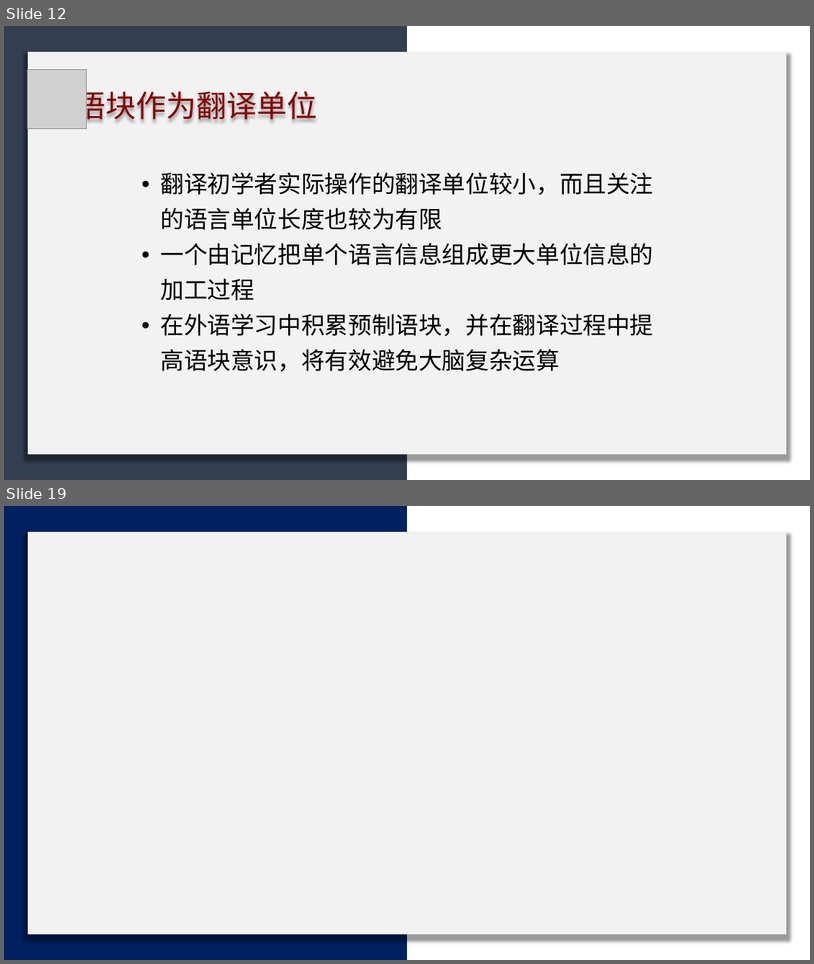
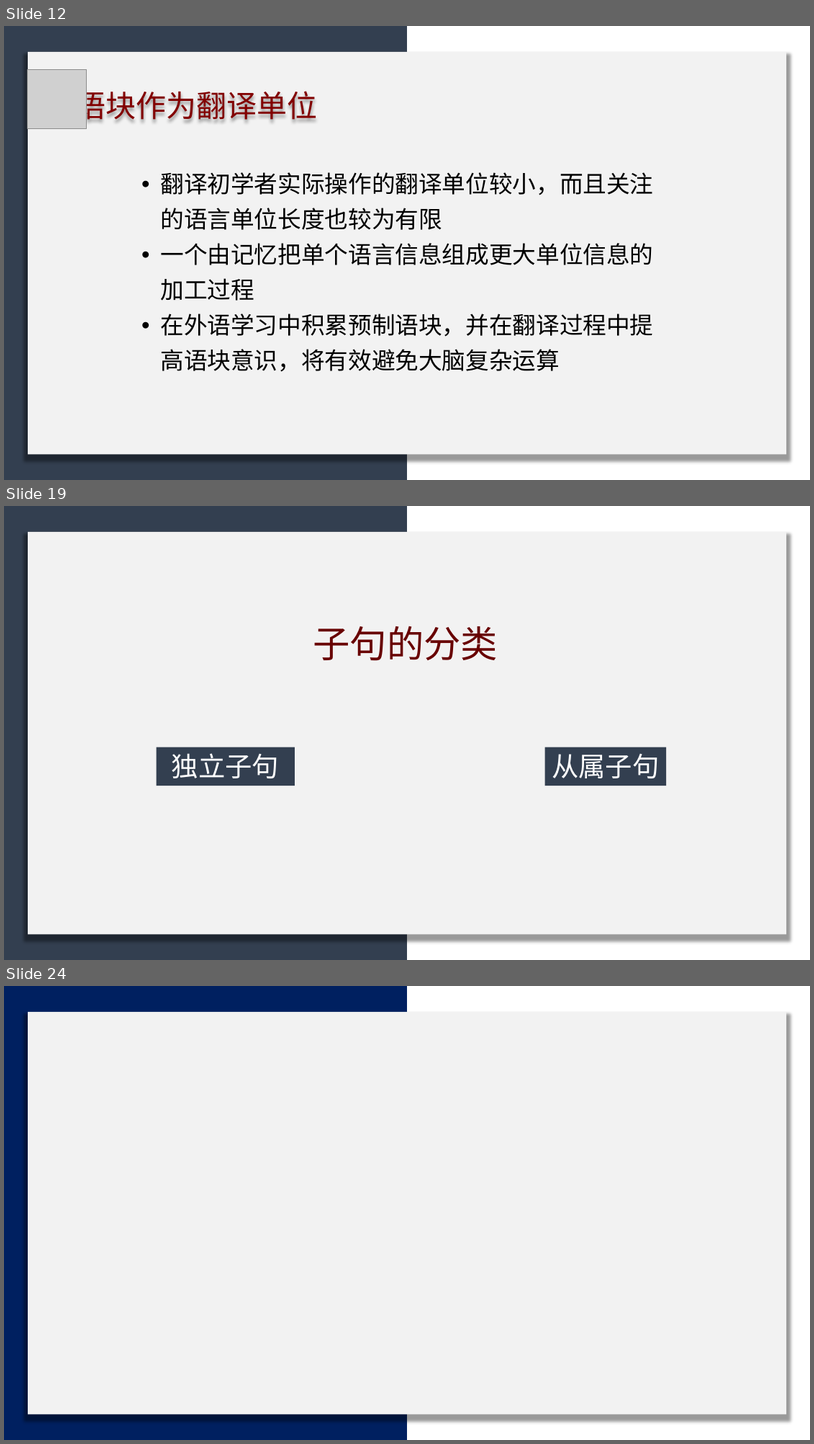
Before and after one commit to licheng0573/RosettaStone, a slide deck: 二组展示_10_24.pptx. Shown one above the other, each under a label of ours: slides 12 and 19 before the commit, slides 12, 19 and 24 after it; the slides between them are not shown. The pictures are 814x964 and 814x1444 pixels, drawn with LibreOffice and Linux fonts; fonts in the diff are those of the drawing; grey boxes stand for pictures. Boxes give left, top, right and bottom in pixels: in the first picture for what was removed or moved away, otherwise in the second. Text is boxed around its words. In the diff, an @@ line names an element or a change of style, - is before the commit and + after.

```diff
--- a/二组展示_10_24.pptx
+++ b/二组展示_10_24.pptx
@@ slide 19 added at (x1=4, y1=506, x2=810, y2=960), background #FFFFFF @@
@@ rectangle added at (x1=4, y1=506, x2=407, y2=960), fill #333F50 @@
@@ rectangle added at (x1=28, y1=532, x2=787, y2=934), fill #F2F2F2 @@
@@ text added at (x1=313, y1=626, x2=498, y2=661), 44 pt, text #680000 @@
+子句的分类
@@ rectangle added at (x1=157, y1=746, x2=295, y2=785), fill #333F50, 32 pt, text #FFFFFF @@
+独立子句
@@ rectangle added at (x1=545, y1=746, x2=666, y2=785), fill #333F50, 32 pt, text #FFFFFF @@
+从属子句
@@ what was slide 19 is now slide 24 @@
```
Also in this commit, not shown: 6 slides changed, 5 other slides added, 1 slide removed, 1 other file.
